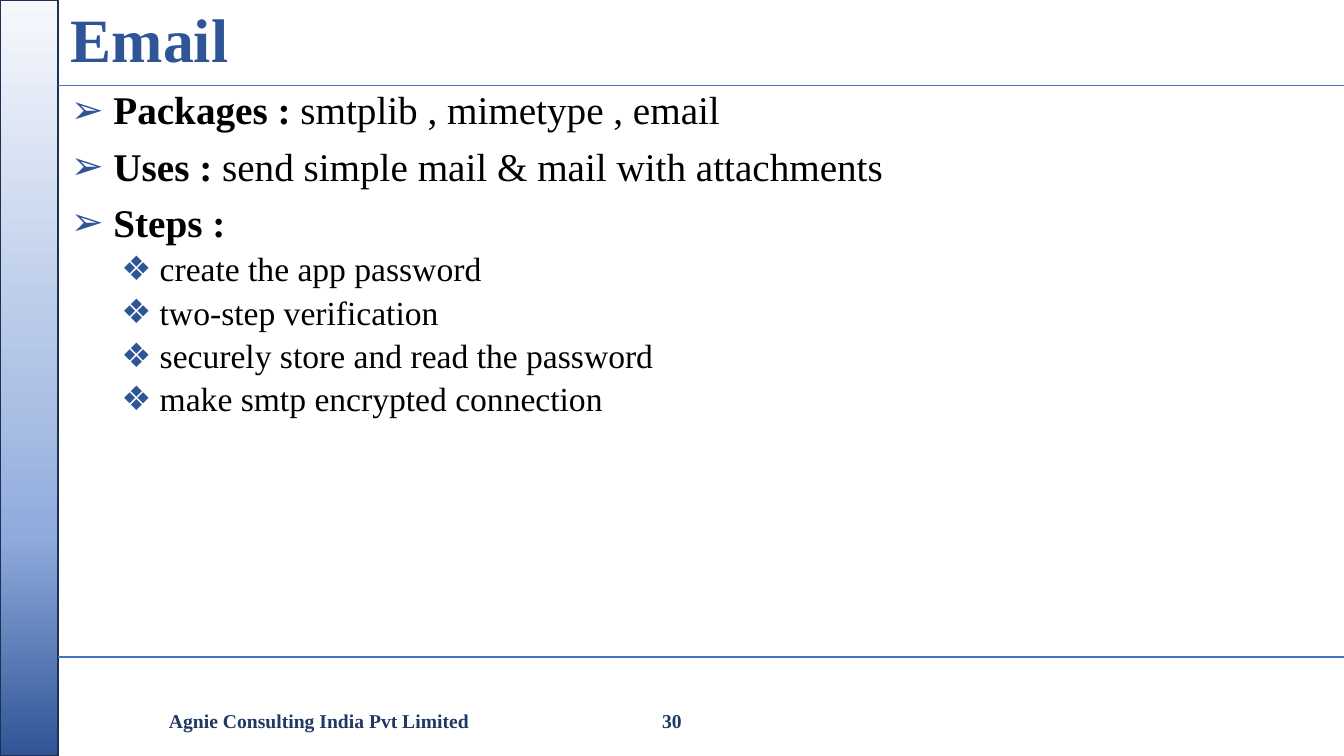
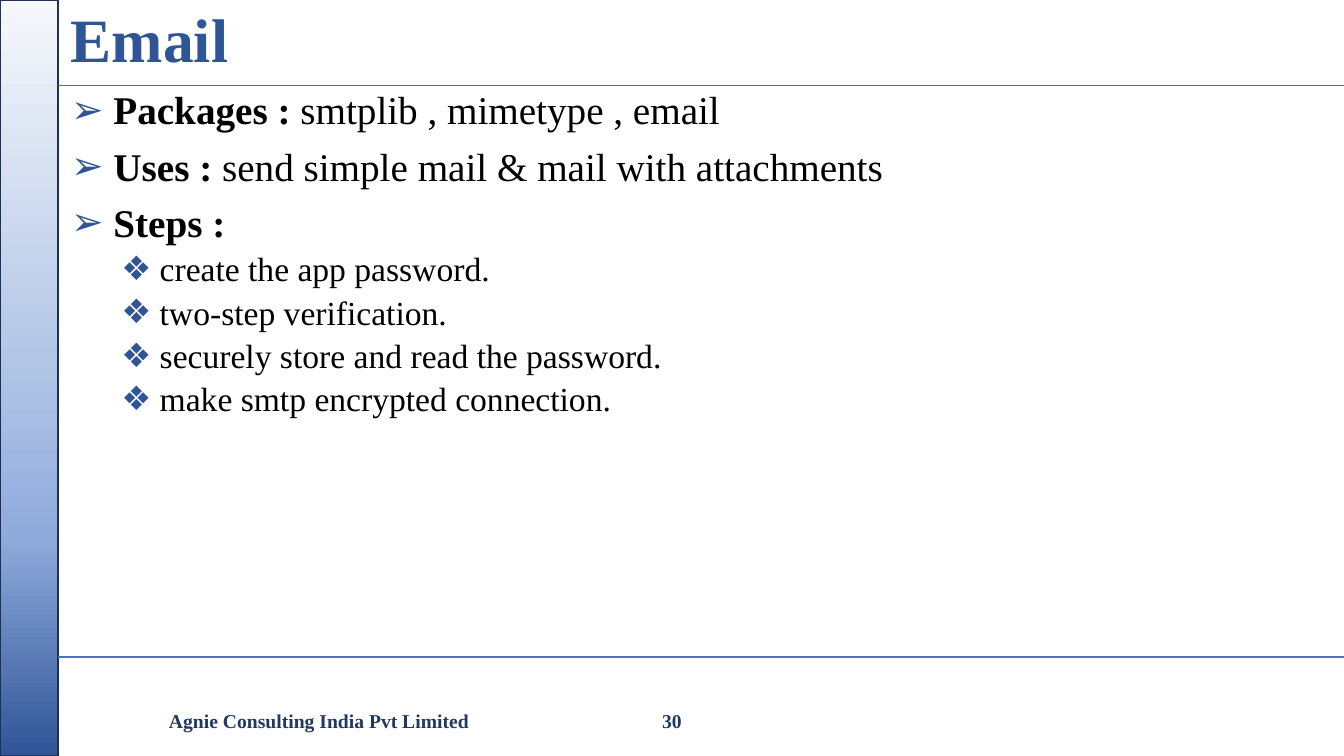
Before and after one commit to nikishdaniel1-del/Python-Cls, a slide deck: slide 30 of python class/Python Class.pptx. Drawn at 1344x756 pixels with LibreOffice and Linux fonts; fonts in the diff are those of the drawing; background and template pictures are left out. Boxes give left, top, right and bottom in pixels: in the first picture for what was removed or moved away, otherwise in the second. Text is boxed around its words. In the diff, an @@ line names an element or a change of style, - is before the commit and + after.

```diff
--- a/python class/Python Class.pptx
+++ b/python class/Python Class.pptx
@@ text at (x1=160, y1=257, x2=661, y2=418): text changed @@
-  ❖ create the app password
-  ❖ two-step verification
-  ❖ securely store and read the password
-  ❖ make smtp encrypted connection
+  ❖ create the app password.
+  ❖ two-step verification.
+  ❖ securely store and read the password.
+  ❖ make smtp encrypted connection.
```
Also in this commit, not shown: 9 other slides changed, 1 other file.
